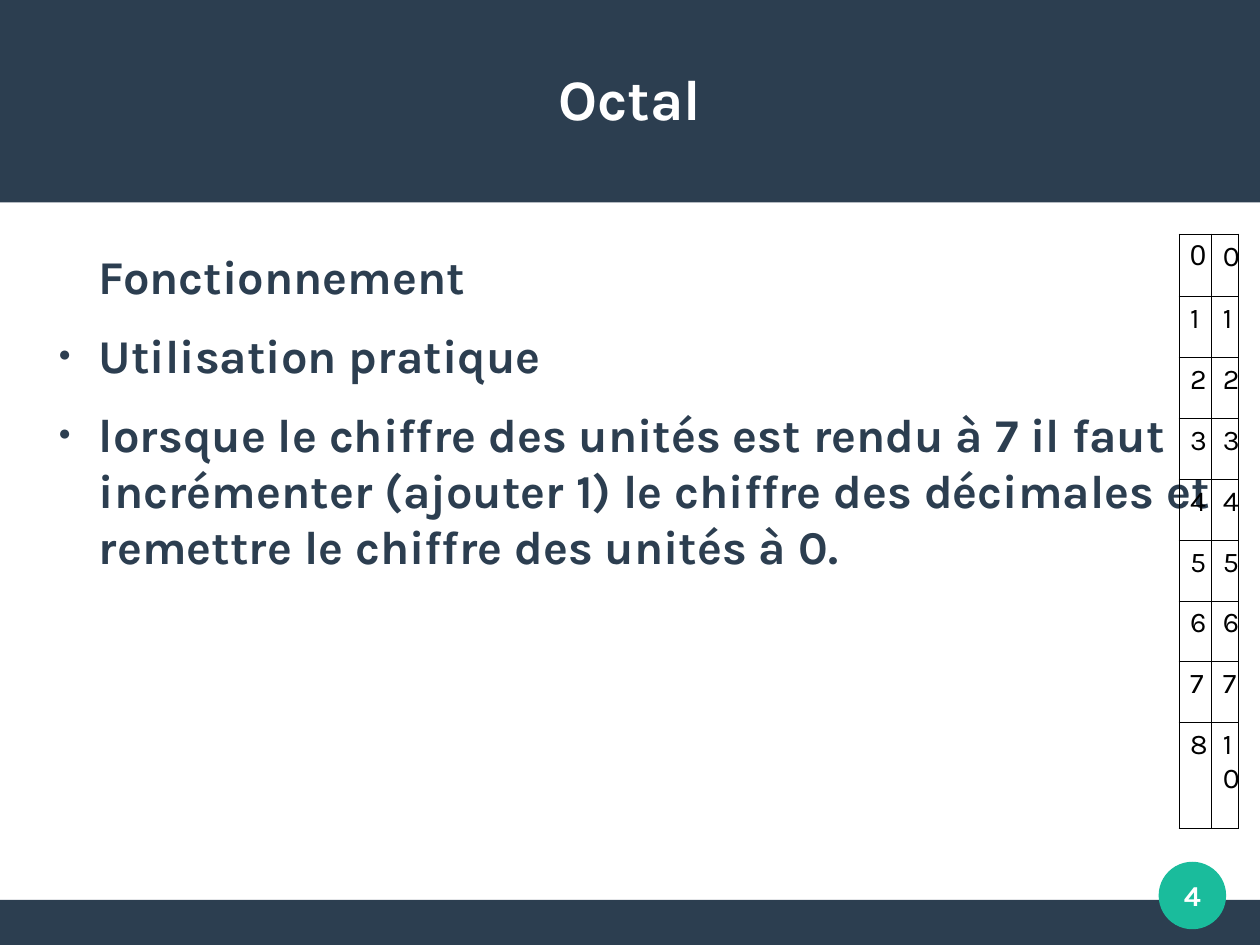
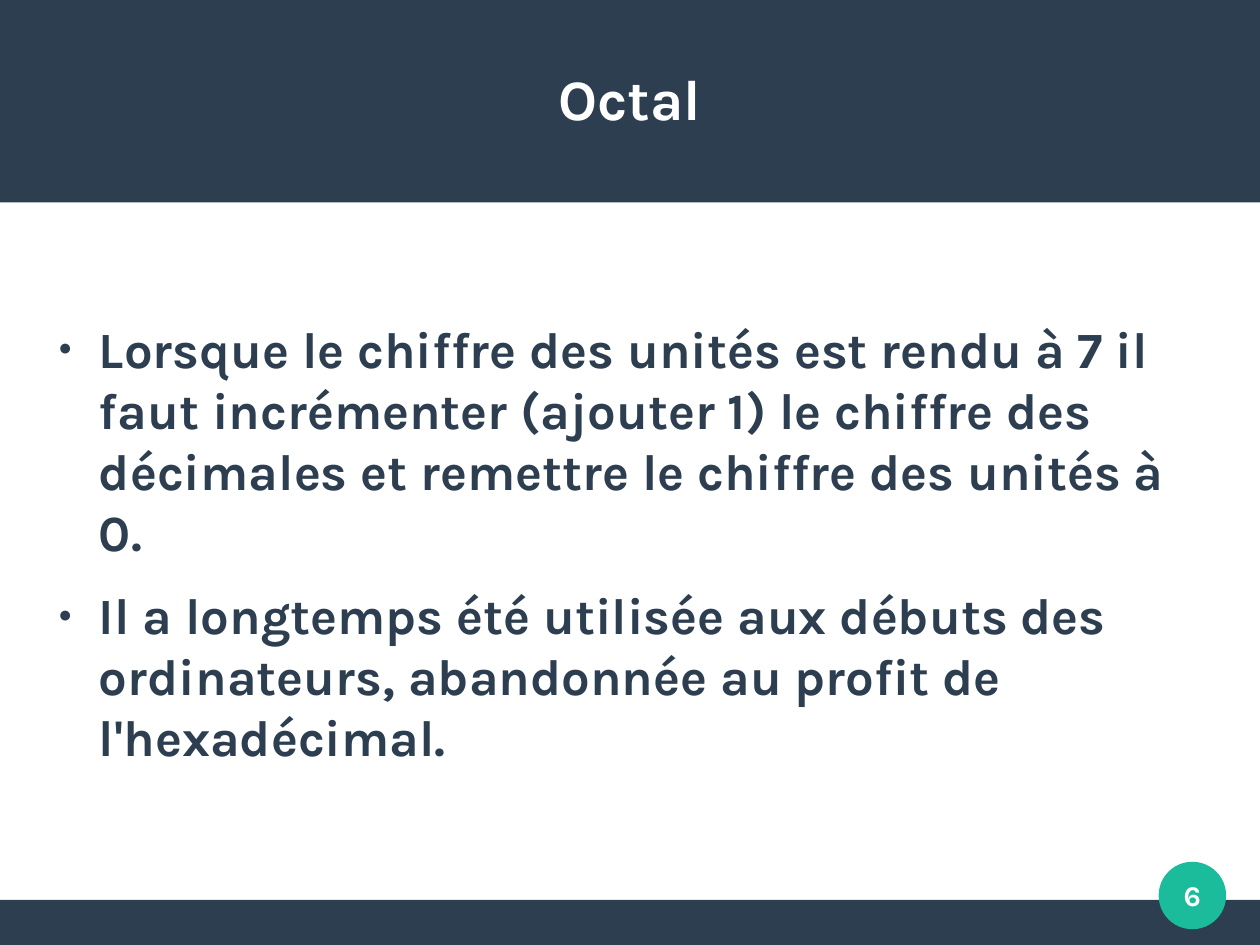
Before and after one commit to JulieMarielaure/Projet1BGE, a slide deck: slide 6 of Hexadécimal Octal.odp (slide 4 before the commit). Drawn at 1260x945 pixels with LibreOffice and Linux fonts; fonts in the diff are those of the drawing. Boxes give left, top, right and bottom in pixels: in the first picture for what was removed or moved away, otherwise in the second. Text is boxed around its words. In the diff, an @@ line names an element or a change of style, - is before the commit and + after.

```diff
--- a/Hexadécimal Octal.odp
+++ b/Hexadécimal Octal.odp
@@ table removed at (1179,234,1239,829), 9 rows, 2 columns @@
-0 | 0
-1 | 1
-2 | 2
-3 | 3
-4 | 4
-5 | 5
-6 | 6
-7 | 7
-8 | 10
@@ text at (99,328,1164,757): text changed; size 29.6 to 32 pt @@
-Fonctionnement
-● Utilisation pratique
-● lorsque le chiffre des unités est rendu à 7 il faut incrémenter (ajouter 1) le chiffre des décimales et remettre le chiffre des unités à 0.
+● Lorsque le chiffre des unités est rendu à 7 il faut incrémenter (ajouter 1) le chiffre des décimales et remettre le chiffre des unités à 0.
+● Il a longtemps été utilisée aux débuts des ordinateurs, abandonnée au profit de l'hexadécimal.
@@ page number at (1184,887,1201,907): text changed @@
-4
+6
```
Also in this commit, not shown: 4 other slides changed, 9 slides added, 3 slides removed, 2 other files.
